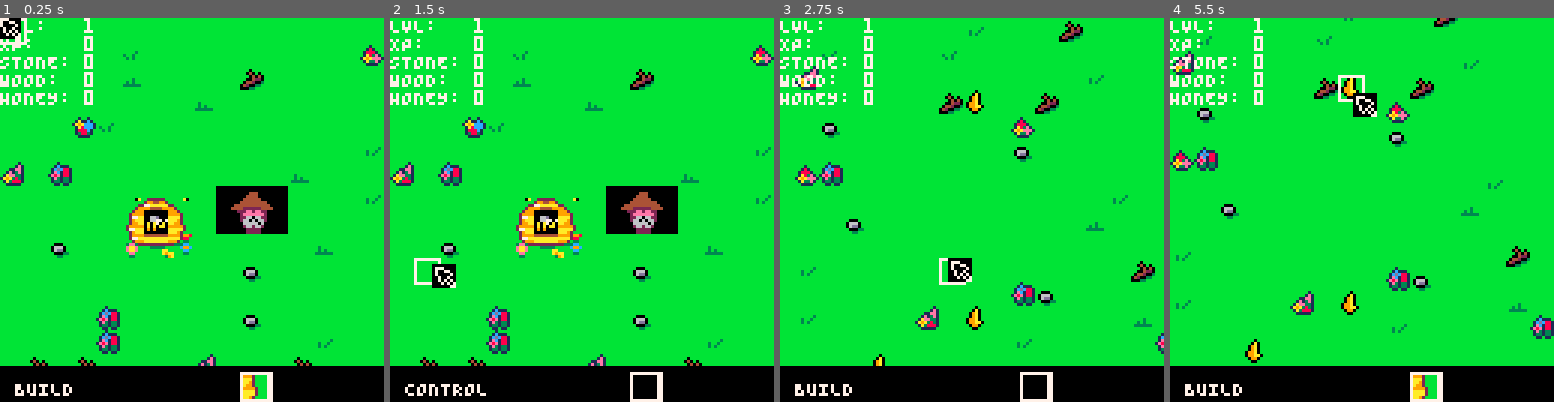
Above: before the commit, frames 1-4 (left to right).
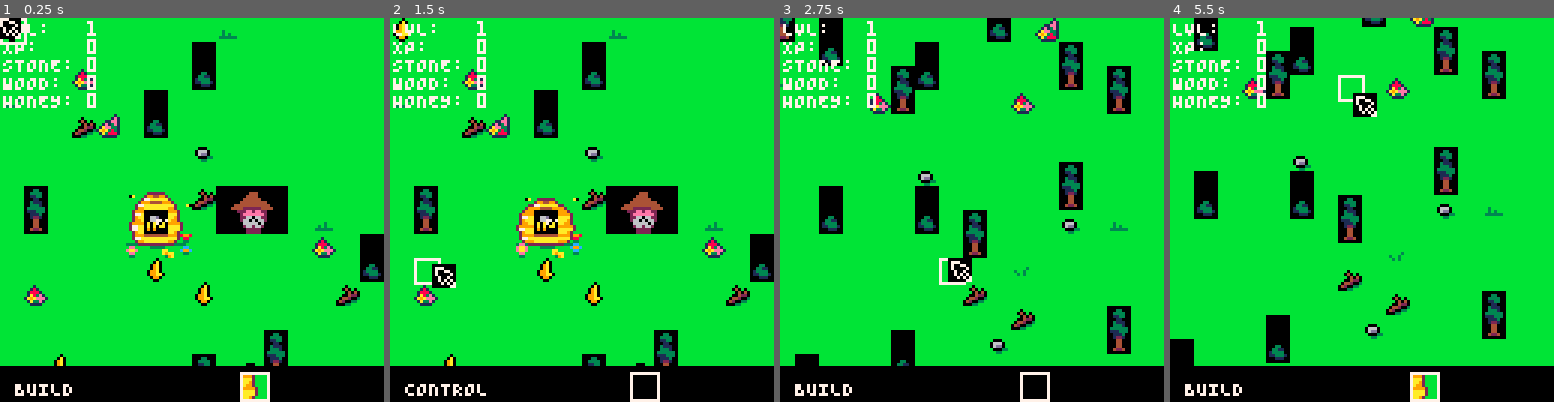
Above: after the commit, the same moments.

Repository: Kiyotoko/the-hive-must-grow
Game: PICO-8 cartridge game.p8
Same seed, same stepped clock (60 frames per second), same inputs: the game is played once before the commit and once after it.
Inputs (mouse positions are in pixels of both pictures, inside the frame that each line leads up to):
- Up to frame 1 (0.25 s): no input
- Up to frame 2 (1.5 s): tap X (X key) at 0.33, 1.07 s; click (670, 121) at 0.67 s; tap O (Z key) at 0.7 s; click (436, 267) at 1.22 s
- Up to frame 3 (2.75 s): hold Right 1.6-2.1 s; tap O (Z key) at 1.7, 2.1, 2.5 s; click (887, 114) at 1.77 s; tap X (X key) at 1.85 s; hold Up 2.15-2.42 s; click (952, 259) at 2.32 s; hold Right from 2.47 s (still down)
- Up to frame 4 (5.5 s): click (1404, 106) at 2.87 s; tap O (Z key) every 0.4 s from 2.9 to 5.3 s; tap X (X key) at 2.97, 4.08, 5.2 s; release Right at 3.03 s; hold Left 3.08-3.58 s; click (1465, 256) at 3.42 s; hold Down 3.63-3.97 s; click (1231, 102) at 3.97 s; hold Right 4.02-4.68 s; click (1292, 248) at 4.52 s; hold Up 4.73-5.03 s; click (1354, 94) at 5.07 s; hold Left from 5.08 s (still down)

The runs differ from the first frame. In frame 1, 11% of the frame differs, in the area x 0-100%, y 0-100%; in frame 2, 11%; in frame 3, 16%; in frame 4, 16%.

Commit message:
Add fauna

Diff:
--- a/_pico8.lua
+++ b/_pico8.lua
@@ -47,7 +47,11 @@
 cos = function (a) return math.cos(a) end
 abs = function (num) end
 flr = function (num) return math.floor(num) end
-rnd = function (table) return 0 end
+
+---@generic T
+---@param table table|integer
+---@return T
+rnd = function (table) return nil end
 
 ---######################
 ---
--- a/buildings.lua
+++ b/buildings.lua
@@ -143,6 +143,28 @@
     map(frame.x, frame.y, Tile2Pixel(self.pos.x), Tile2Pixel(self.pos.y), Farm.dim.x, Farm.dim.y)
 end
 
+Fauna = {
+    types = List.from{
+        Vec2.new{ x=12 },
+        Vec2.new{ x=13 }
+    },
+    dim = Vec2.new{ x=1, y=2 }
+}
+Fauna.__index = Fauna
+
+function Fauna.new(pos)
+    local created = Building.new(pos, Fauna)
+    created.type = flr(rnd(2))
+    return created
+end
+
+function Fauna:update() end
+
+function Fauna:draw()
+    local frame = Fauna.types:get(self.type)
+    map(frame.x, frame.y, Tile2Pixel(self.pos.x), Tile2Pixel(self.pos.y), Fauna.dim.x, Fauna.dim.y)
+end
+
 ---Build options is the list of all possible classes that extend from building that the user can build.
 BuildOptions = List.from{Hive, Farm, Storage}
 
--- a/game.p8
+++ b/game.p8
@@ -87,8 +87,8 @@
 0000000000000000000000000000000000000000000000000000000000000000000000000000000000000000000000000000000000000000000000000000000000000000000000000000000001000000000000000000000000000000000000000000000000000000000000000000000000000000000000000000000000020000
 0100000000000000000000000000000001010000000100000000000000000000000000000000000000000000000000000000000000000000000000000000000001010101010101010101010101010101010101010101010101010101010101010000000000000000000000000000000000000000000000000000000000000000
 __map__
-0d0e0f3d3e3f0708090a0b0c0000000000000000000000000000000000000000000000000000000000000000000000000000000000000000000000000000000000000000000000000000000000000000000000000000000000000000000000000000000000000000000000000000000000000000000000000000000000000000
-1d1e1f4d4e4f1718191a1b1c0000000000000000000000000000000000000000000000000000000000000000000000000000000000000000000000000000000000000000000000000000000000000000000000000000000000000000000000000000000000000000000000000000000000000000000000000000000000000000
+0d0e0f3d3e3f0708090a0b0c1102000000000000000000000000000000000000000000000000000000000000000000000000000000000000000000000000000000000000000000000000000000000000000000000000000000000000000000000000000000000000000000000000000000000000000000000000000000000000
+1d1e1f4d4e4f1718191a1b1c0112000000000000000000000000000000000000000000000000000000000000000000000000000000000000000000000000000000000000000000000000000000000000000000000000000000000000000000000000000000000000000000000000000000000000000000000000000000000000
 2d2e2f5d5e5f2728292a2b2c0000000000000000000000000000000000000000000000000000000000000000000000000000000000000000000000000000000000000000000000000000000000000000000000000000000000000000000000000000000000000000000000000000000000000000000000000000000000000000
 6768698788893738393a3b3c0000000000000000000000000000000000000000000000000000000000000000000000000000000000000000000000000000000000000000000000000000000000000000000000000000000000000000000000000000000000000000000000000000000000000000000000000000000000000000
 7778798a8b8c4748494a4b4c0000000000000000000000000000000000000000000000000000000000000000000000000000000000000000000000000000000000000000000000000000000000000000000000000000000000000000000000000000000000000000000000000000000000000000000000000000000000000000
--- a/main.lua
+++ b/main.lua
@@ -1,6 +1,6 @@
 ---@diagnostic disable: lowercase-global
 
-AnimationTimer = Cycle.new{ max=8 }
+AnimationTimer = Cycle.new{ max=15 }
 
 function _init()
     -- activate dev mode
--- a/map.lua
+++ b/map.lua
@@ -14,7 +14,7 @@
     RESOURCES.wood,
     RESOURCES.honey,
     5,  6,  21, 22,
-    37, 38, 53, 54,
+    37, 38,
     85, 85, 85, 85, 85,
     85, 85, 85, 85, 85,
     85, 85, 85, 85, 85,
@@ -73,8 +73,14 @@
 function Underlay:get_field0(x, y)
     if self[x] == nil then
         self:set_field0(x, y, MapGen:next())
+        if Overlay:get_building(x, y) == nil and Overlay:get_building(x, y-1) == nil and rnd(1) > 0.95 then
+            Fauna.new{ x=x, y=y }
+        end
     elseif self[x][y] == nil then
         self:set_field0(x, y, MapGen:next())
+        if Overlay:get_building(x, y) == nil and Overlay:get_building(x, y-1) == nil and rnd(1) > 0.95 then
+            Fauna.new{ x=x, y=y }
+        end
     end
     return self[x][y]
 end
--- a/player.lua
+++ b/player.lua
@@ -226,7 +226,7 @@
 
 function Bee:draw()
     if self == Player.selected then
-        circfill(self.pos.x + 4, self.pos.y + 4, 3 + Hive.display.val * 0.5, 8)
+        circfill(self.pos.x + 4, self.pos.y + 4, 3 + Hive.display.val, 8)
         if self.des:len() > 0 then
             local next = self.des:get(0)
             -- We need to add 4 to all coordinates, because the position is saved as the top left corner.
--- a/ui.lua
+++ b/ui.lua
@@ -3,7 +3,7 @@
 }
 
 function UI:draw()
-  print("LVL:   " .. Player.lvl, Cam.x, Cam.y, 7)
+  print("LVL:   " .. Player.lvl, Cam.x+1, Cam.y+1, 7)
   print("XP:    " .. Player.xp)
   print("STONE: " .. Player.inv.stone)
   print("WOOD:  " .. Player.inv.wood)
@@ -36,7 +36,7 @@
   print(ControlMode and "CONTROL" or "BUILD", Cam.x + 5, Cam.y + 121, 7)
 
   -- draw indicator bg
-  rectfill(Cam.x + 80, Cam.y + 118, Cam.x + 90, Cam.y + 127, 7)
+  rectfill(Cam.x + 80, Cam.y + 118, Cam.x + 89, Cam.y + 127, 7)
   -- draw current building
   spr(BuildOptions[SelectedOption.val].icon, Cam.x + 81, Cam.y + 119)
 
